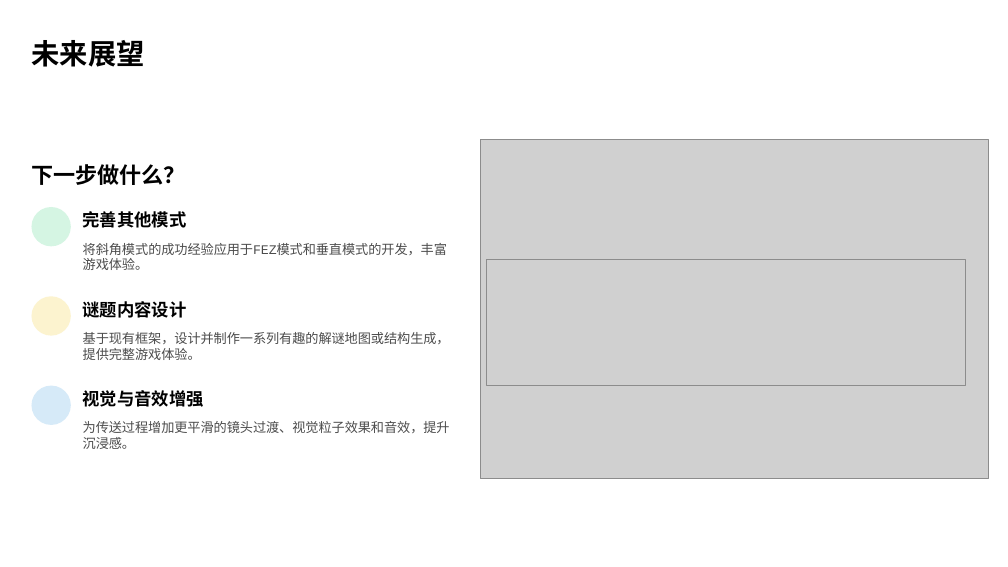
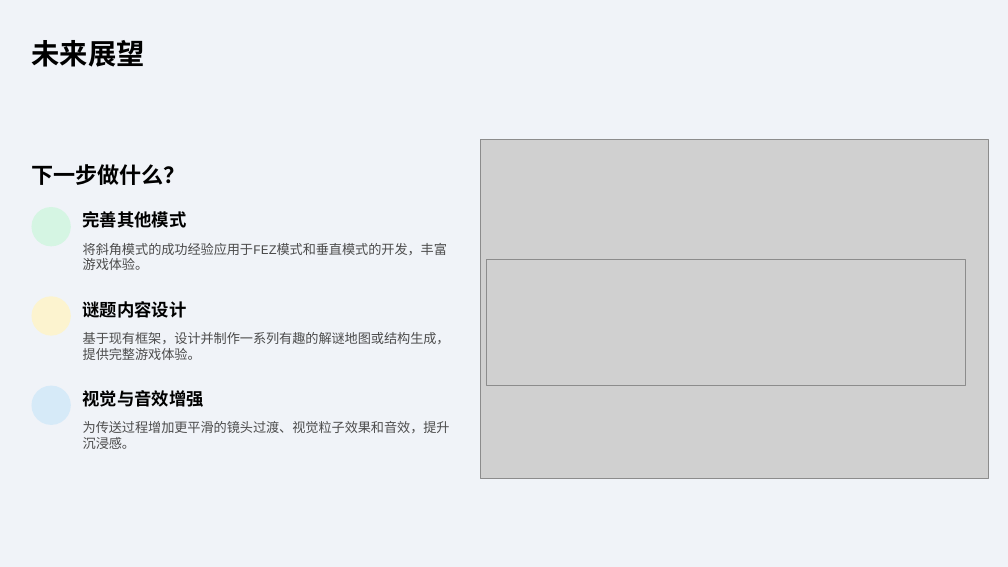
Before and after one commit to UniverseEmbedded/Unfold-Mod, a slide deck: slide 11 of doc/Unfold_Mod_视错觉空间解谜模组_v0.5.pptx. Drawn at 1008x567 pixels with LibreOffice and Linux fonts; fonts in the diff are those of the drawing; grey boxes stand for pictures; background and template pictures are left out. Boxes give left, top, right and bottom in pixels: in the first picture for what was removed or moved away, otherwise in the second. Text is boxed around its words. In the diff, an @@ line names an element or a change of style, - is before the commit and + after.

```diff
--- a/doc/Unfold_Mod_视错觉空间解谜模组_v0.5.pptx
+++ b/doc/Unfold_Mod_视错觉空间解谜模组_v0.5.pptx
@@ background #FFFFFF to #F0F3F8 @@
```
Also in this commit, not shown: 10 other slides changed, 1 other file.
